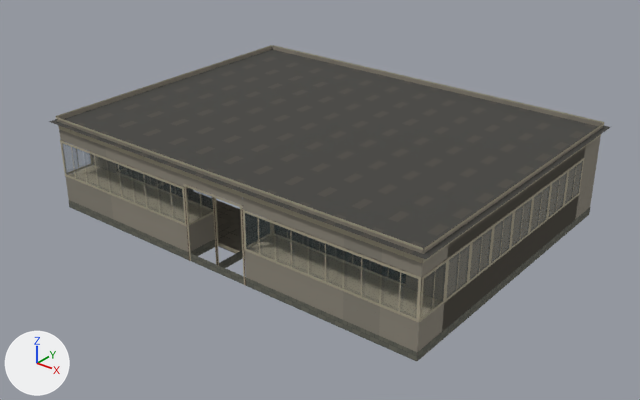
Before and after pictures for a commit that changed the glTF model godot/assets/first_person/buildings/konbini_road.glb.
Both versions are drawn from a 50 mm camera at (20.18, -22.56, 11.46) aimed at (6.27, -5.17, 0.68). Every picture has the same lights, and +X, +Y and +Z are marked at lower left. The older version comes first. Vertices at exactly the same position are counted once.

In view in the first picture: 'finish', 'konbini_road-wall-11-6', 'konbini_road-window-0-8', 'konbini_road-window-1-8', 'konbini_road-window-10-8', 'konbini_road-window-11-8', 'konbini_road-window-2-8', 'konbini_road-window-3-8', 'konbini_road-window-4-8', 'konbini_road-window-7-8', 'konbini_road-window-8-8', 'konbini_road-window-9-8' and 20 more.
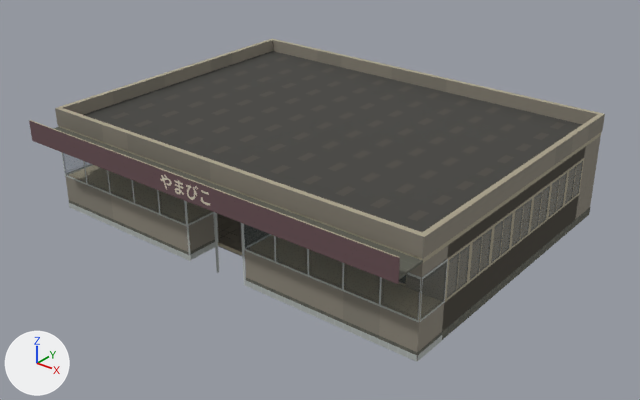
Patch to the scene script:
```diff
--- a/godot/assets/first_person/buildings/konbini_road.glb.py
+++ b/godot/assets/first_person/buildings/konbini_road.glb.py
@@ me_finish_mesh @@
-me_finish_mesh.from_pydata(...)  # 980 vertices, 1078 faces; spans x -0.18..12.18, y -9.18..0.18, z 0.0..2.81
+me_finish_mesh.from_pydata(...)  # 1208 vertices, 1394 faces; spans x -0.02..12.02, y -9.89..0.02, z 0.0..3.05
+# me_finish_mesh part 1: the loose piece of 154 vertices spanning x -0.18..12.18, y -9.18..0.18, z 2.66 is rebuilt with 215 vertices and now spans x 0.12..11.88, y -8.88..-0.12, z 2.66..3.05
+# me_finish_mesh part 2: the loose piece of 28 vertices spanning x -0.02..12.02, y 0.05, z 2.75..2.81 is rebuilt with 28 vertices and now spans x -0.02..12.02, y -0.12..0.02, z 3.05
+# me_finish_mesh part 3: a new loose piece of 52 vertices spanning x 0.0..12.0, y -9.85..-9.0, z 2.44..2.5, in mat_buildingsatlas (picture img_buildings_atlas)
+# me_finish_mesh part 4: a new loose piece of 52 vertices spanning x 0.0..12.0, y -9.89..-9.85, z 2.36..2.95, in mat_buildingsatlas (picture img_buildings_atlas)
+# me_finish_mesh part 5: a new loose piece of 26 vertices spanning x 0.0..12.0, y -9.89..-9.85, z 2.95, in mat_buildingsatlas (picture img_buildings_atlas)
+# me_finish_mesh part 6: a new loose piece of 20 vertices spanning x 11.88..12.02, y -8.88..-0.12, z 3.05, in mat_buildingsatlas (picture img_buildings_atlas)
+# me_finish_mesh part 7: 48 vertices moved from x -0.02..12.02, y -9.02..0.02, z 2.13..2.78 to x -0.02..12.02, y -9.02..0.02, z 2.27..3.05; 61 vertices removed from x -0.05..12.02, y -9.05..0.02, z 2.13..2.81; 90 vertices added at x -0.02..12.02, y -9.02..0.0, z 2.27..3.05
+# me_finish_mesh part 8: 6 vertices moved within x 5.99..7.0, y -9.01..-8.0, z 0.0; 10 vertices removed from x 5.99..6.01, y -9.01..-8.0, z 0.0..0.24
+# me_finish_mesh part 9: 178 kept faces spanning x -0.02..12.02, y -9.02..0.02, z 0.0..3.05 get new texture (UV) coordinates
+# other edits to the shape of me_finish_mesh do not show in these pictures
 me_finish_mesh.materials.append(mat_buildingsatlas)
@@ me_konbini_road_window_10_8_mesh @@
-me_konbini_road_window_10_8_mesh.from_pydata(...)  # 56 vertices, 34 faces; spans x 10.0..11.0, y -9.02..-7.98, z 0.0..2.55
+me_konbini_road_window_10_8_mesh.from_pydata(...)  # 62 vertices, 40 faces; spans x 10.0..11.0, y -9.01..-7.98, z 0.0..2.55
+# me_konbini_road_window_10_8_mesh part 10: 1 vertex moved from x 11.0, y -9.01, z 2.04 to x 10.98, y -9.01, z 2.1; 7 vertices removed from x 10.0..11.0, y -9.01, z 1.07..2.04; 13 vertices added at x 10.0..11.0, y -9.01, z 1.0..2.1
+# me_konbini_road_window_10_8_mesh part 11: 4 vertices added at x 10.0..11.0, y -9.01, z 0.0..0.16
+# other edits to the shape of me_konbini_road_window_10_8_mesh do not show in these pictures
 me_konbini_road_window_10_8_mesh.materials.append(mat_buildingsatlas)
@@ me_konbini_road_window_11_8_mesh @@
-me_konbini_road_window_11_8_mesh.from_pydata(...)  # 72 vertices, 46 faces; spans x 11.0..12.02, y -9.02..-8.0, z 0.0..2.55
+me_konbini_road_window_11_8_mesh.from_pydata(...)  # 68 vertices, 46 faces; spans x 11.0..12.01, y -9.01..-8.0, z 0.0..2.55
+# me_konbini_road_window_11_8_mesh part 12: the loose piece of 4 vertices spanning x 11.49..11.51, y -9.02, z 1.07..2.04 is deleted
+# me_konbini_road_window_11_8_mesh part 13: 17 vertices moved from x 11.02..12.01, y -9.01..-8.06, z 1.0..2.1 to x 11.02..12.01, y -9.01..-8.02, z 1.0..2.1; 13 vertices removed from x 11.0..12.01, y -9.01..-8.06, z 1.0..2.1; 17 vertices added at x 11.0..12.01, y -9.01..-8.02, z 1.0..2.1
+# me_konbini_road_window_11_8_mesh part 14: 8 vertices added at x 11.0..12.01, y -9.01..-8.0, z 0.0..0.16
+# me_konbini_road_window_11_8_mesh part 15: 13 kept faces spanning x 11.02..12.01, y -9.01..-8.0, z 1.0..2.1 get new texture (UV) coordinates
+# other edits to the shape of me_konbini_road_window_11_8_mesh do not show in these pictures
 me_konbini_road_window_11_8_mesh.materials.append(mat_buildingsatlas)
```

Changed parts and their boxes [x1, y1, x2, y2] in the pictures (640 x 400 px; the box of a moved part takes in the faces that stretch with it):
'finish', reshaped
    before: [49, 45, 610, 361]
    after: [29, 39, 605, 358]
'konbini_road-window-11-8', reshaped (6% taller)
    before: [379, 246, 448, 355]
    after: [379, 246, 448, 362]
part 1 of me_finish_mesh, rebuilt (9% shorter)
    before: [49, 49, 610, 259]
    after: [63, 40, 597, 232]
part 2 of me_finish_mesh, rebuilt
    before: [273, 45, 604, 123]
    after: [270, 39, 604, 115]
part 3 of me_finish_mesh, added
    after: [53, 127, 423, 279]
part 4 of me_finish_mesh, added
    after: [29, 121, 400, 284]
part 5 of me_finish_mesh, added
    after: [29, 120, 399, 258]
part 6 of me_finish_mesh, added
    after: [423, 114, 603, 234]
part 7 of me_finish_mesh, moved or reshaped
    before: [56, 45, 603, 259]
    after: [55, 39, 605, 259]
part 8 of me_finish_mesh, cut back
    before: [190, 229, 277, 299]
    after: [215, 229, 276, 293]
part 9 of me_finish_mesh, surface changed
    before: [58, 46, 603, 286]
    after: [185, 114, 605, 286]
part 10 of me_konbini_road_window_10_8_mesh, moved or reshaped
    before: [343, 248, 381, 306]
    after: [343, 263, 381, 306]
part 11 of me_konbini_road_window_10_8_mesh, added
    after: [343, 323, 379, 345]
part 12 of me_konbini_road_window_11_8_mesh, deleted
    before: [398, 272, 401, 312]
part 13 of me_konbini_road_window_11_8_mesh, moved or reshaped
    both: [380, 259, 448, 323]
part 14 of me_konbini_road_window_11_8_mesh, added
    after: [379, 335, 442, 362]
part 15 of me_konbini_road_window_11_8_mesh, surface changed
    before: [418, 262, 448, 322]
    after: [420, 275, 447, 317]
